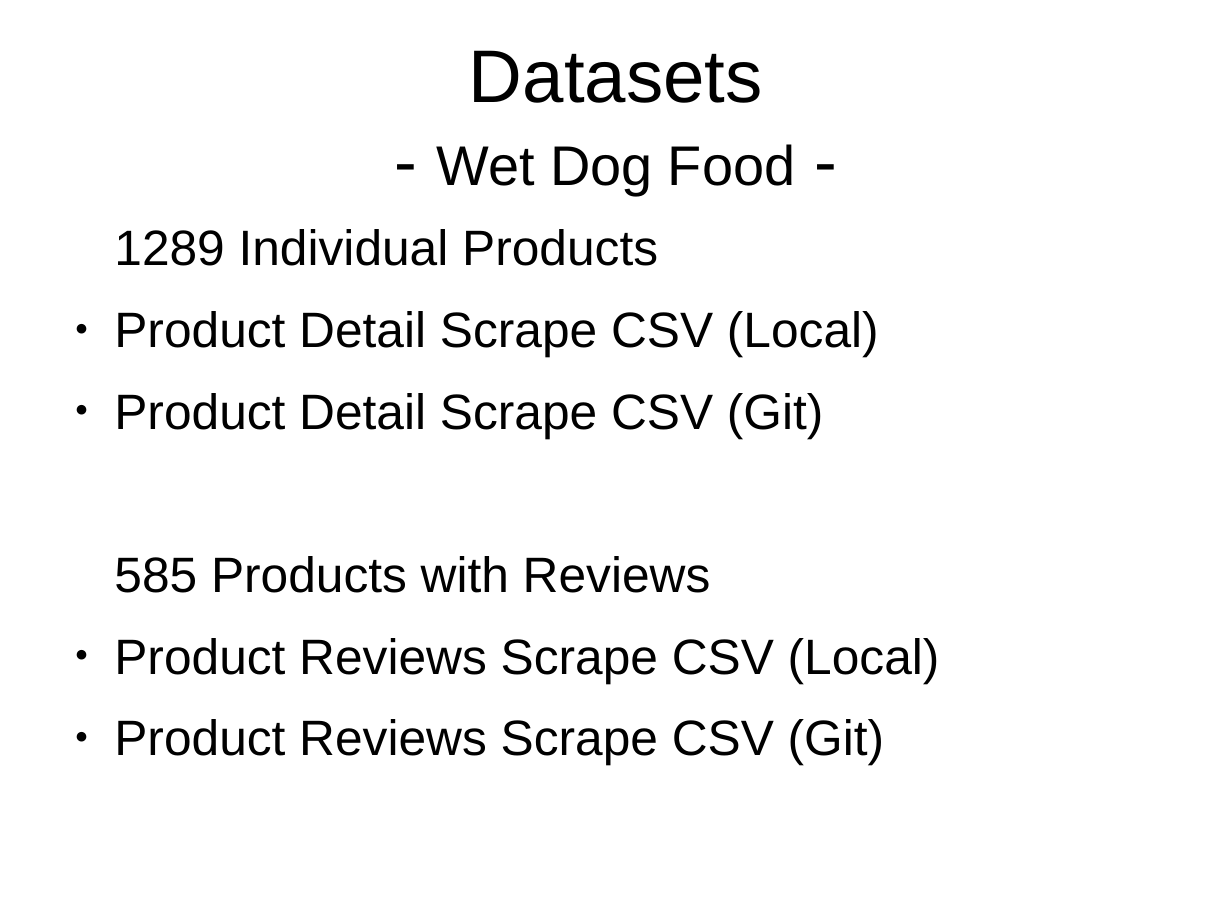
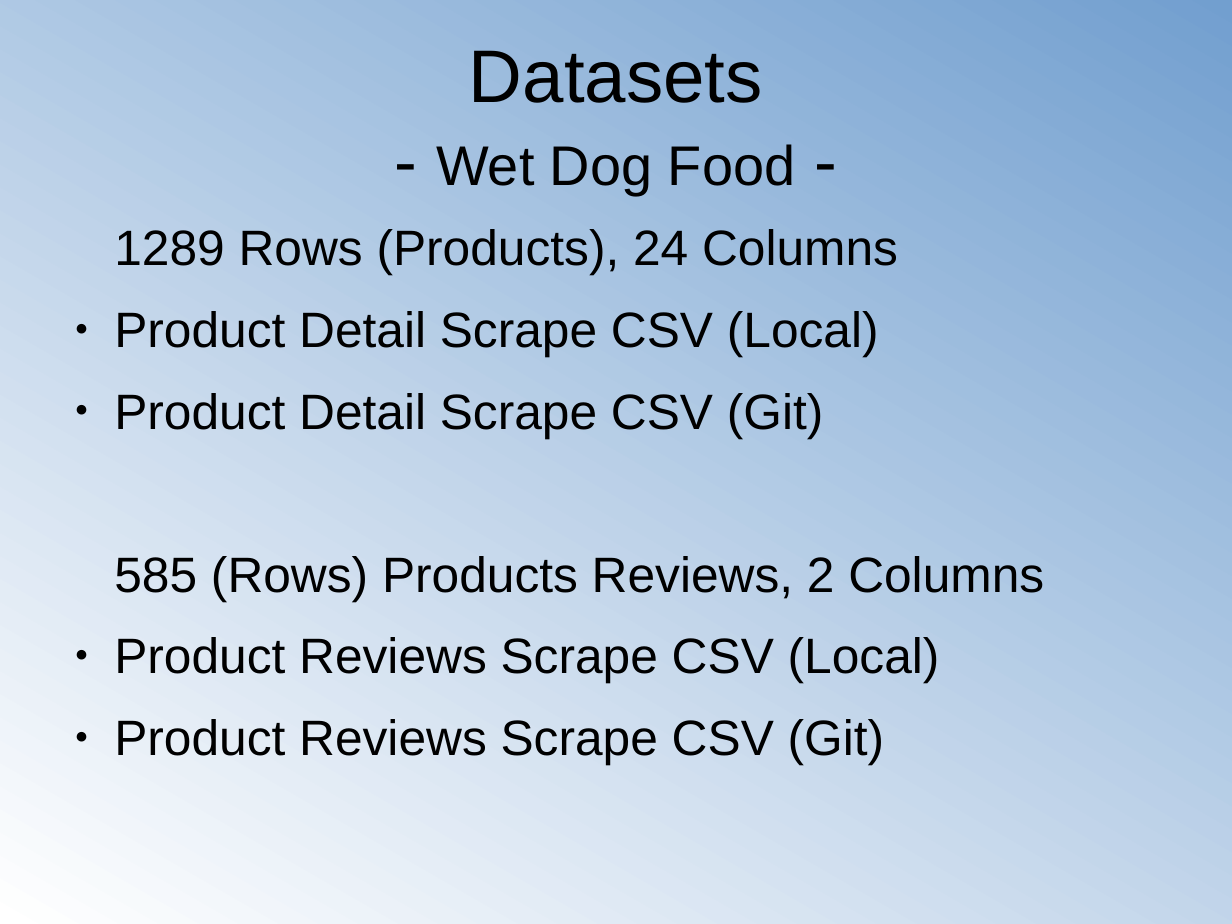
Before and after one commit to chun9men9/pet_webscrap, a slide deck: slide 6 of ppt_slides/Web Scrape - Chewy.com Pet Food.odp (slide 5 before the commit). Drawn at 1232x924 pixels with LibreOffice and Linux fonts; fonts in the diff are those of the drawing. Boxes give left, top, right and bottom in pixels: in the first picture for what was removed or moved away, otherwise in the second. Text is boxed around its words. In the diff, an @@ line names an element or a change of style, - is before the commit and + after.

```diff
--- a/ppt_slides/Web Scrape - Chewy.com Pet Food.odp
+++ b/ppt_slides/Web Scrape - Chewy.com Pet Food.odp
@@ background #FFFFFF to gradient #FFFFFF to #729FCF @@
@@ text at (114,229,898,275): text changed @@
-1289 Individual Products
+1289 Rows (Products), 24 Columns
@@ text at (114,556,1044,601): text changed @@
-585 Products with Reviews
+585 (Rows) Products Reviews, 2 Columns
```
Also in this commit, not shown: 12 other slides changed, 4 slides added, 1 slide removed, 18 other files.
